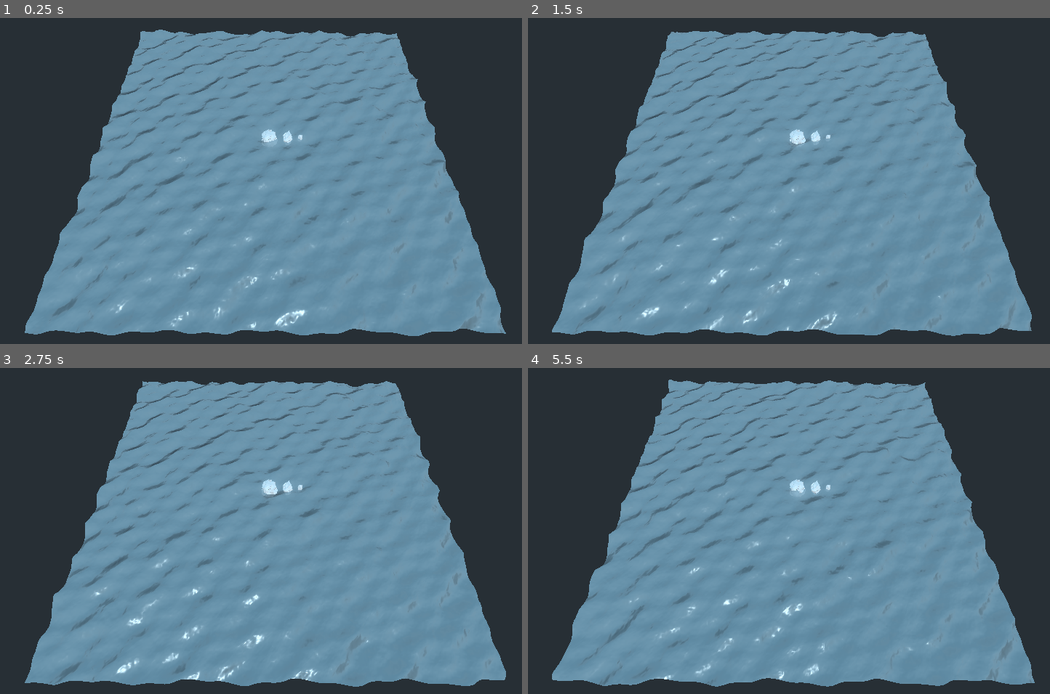
Above: before the commit, frames 1-4 (two rows, left to right).
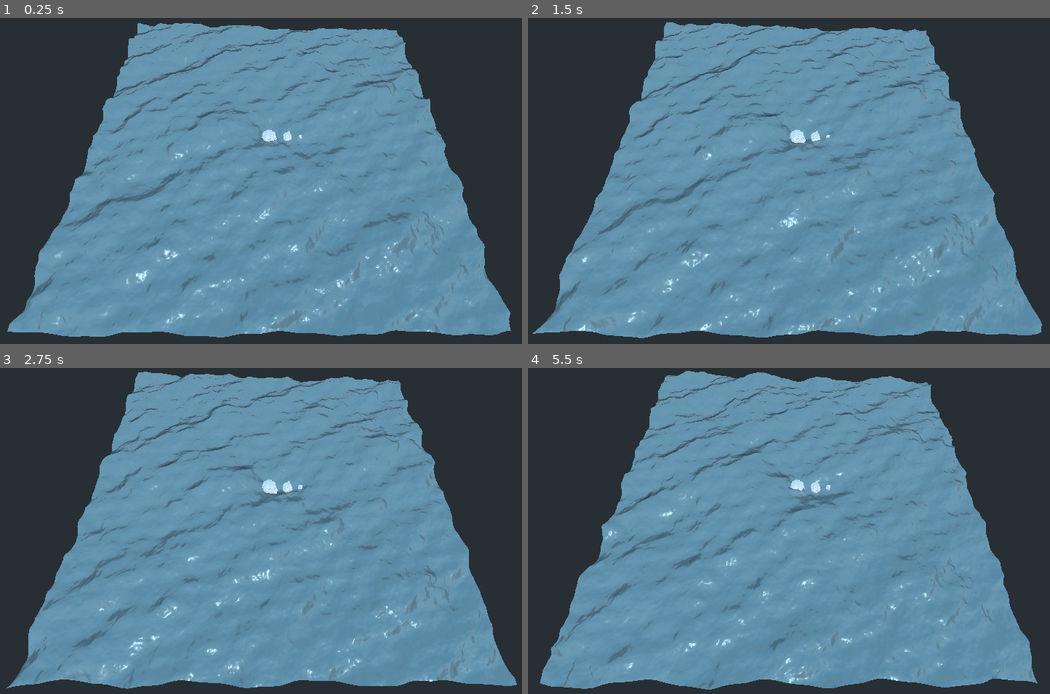
Above: after the commit, the same moments.

Repository: creikey/foamy-ocean
Game: Godot game, scene res://Main.tscn
The game is run twice, just before and just after one commit, with the same random seed, the same clock (stepped at 60 frames per second) and the same inputs.
Inputs:
- Up to frame 1 (0.25 s): no input
- Up to frame 2 (1.5 s): no input
- Up to frame 3 (2.75 s): no input
- Up to frame 4 (5.5 s): no input

The runs differ from the first frame. In frame 1, 9.9% of the frame differs, in the area x 1-98%, y 1-98%; in frame 2, 10%; in frame 3, 11%, in the area x 1-100%, y 1-99%; in frame 4, 10%.

Commit message:
Massively increase noise for a more realism

Diff:
--- a/src/Main.tscn
+++ b/src/Main.tscn
@@ -96,12 +96,12 @@
 
 [sub_resource type="ShaderMaterial" id=2]
 shader = SubResource( 1 )
-shader_param/wave_1 = Plane( 0.17, 0.32, 0.26, 19.36 )
-shader_param/wave_2 = Plane( 0.5, 0.4, 0.34, 12 )
-shader_param/wave_3 = Plane( 0.8, 4, 0.24, 9 )
-shader_param/noise_zoom = 0.15
-shader_param/noise_amp = 6.47
-shader_param/color = Color( 0.643137, 0.74902, 0.792157, 0.901961 )
+shader_param/wave_1 = Plane( 0.17, 0.29, 0.3, 25.1 )
+shader_param/wave_2 = Plane( 0.5, 0.4, 0.21, 12 )
+shader_param/wave_3 = Plane( 0.8, 4, 0.22, 9 )
+shader_param/noise_zoom = 0.11
+shader_param/noise_amp = 15.84
+shader_param/color = Color( 0.572549, 0.709804, 0.764706, 0.964706 )
 shader_param/refraction = 0.03
 shader_param/metallic = 0.37
 shader_param/roughness = 0.3
@@ -207,6 +207,7 @@
 [node name="DirectionalLight" type="DirectionalLight" parent="."]
 transform = Transform( 0.933049, 0.245852, 0.262635, -0.328932, 0.878658, 0.346069, -0.145685, -0.409288, 0.900699, 0, 17.1143, 15.1763 )
 light_energy = 0.3
+shadow_enabled = true
 shadow_contact = 1.0
 
 [node name="MeshInstance" type="MeshInstance" parent="."]
